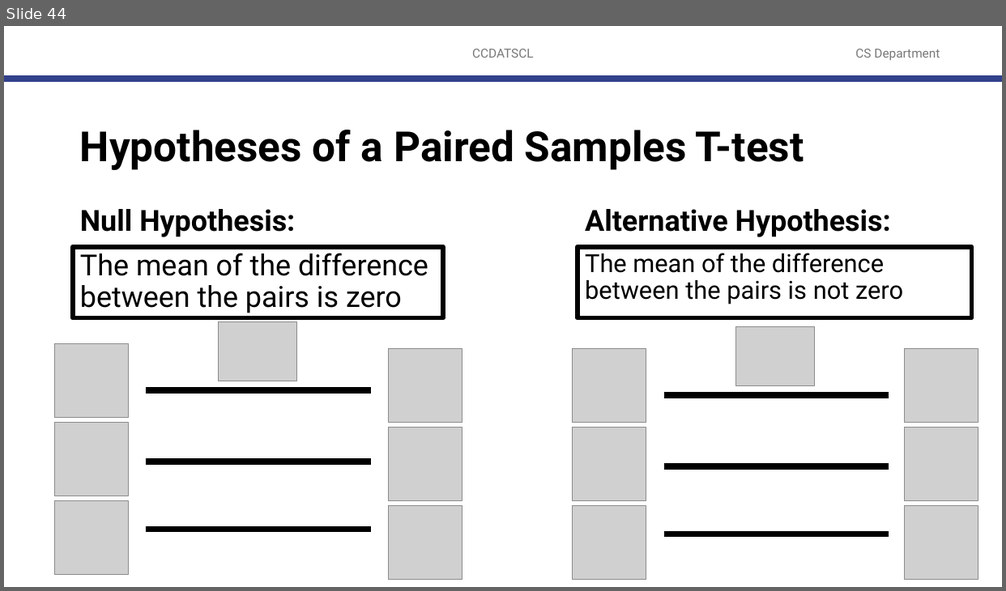
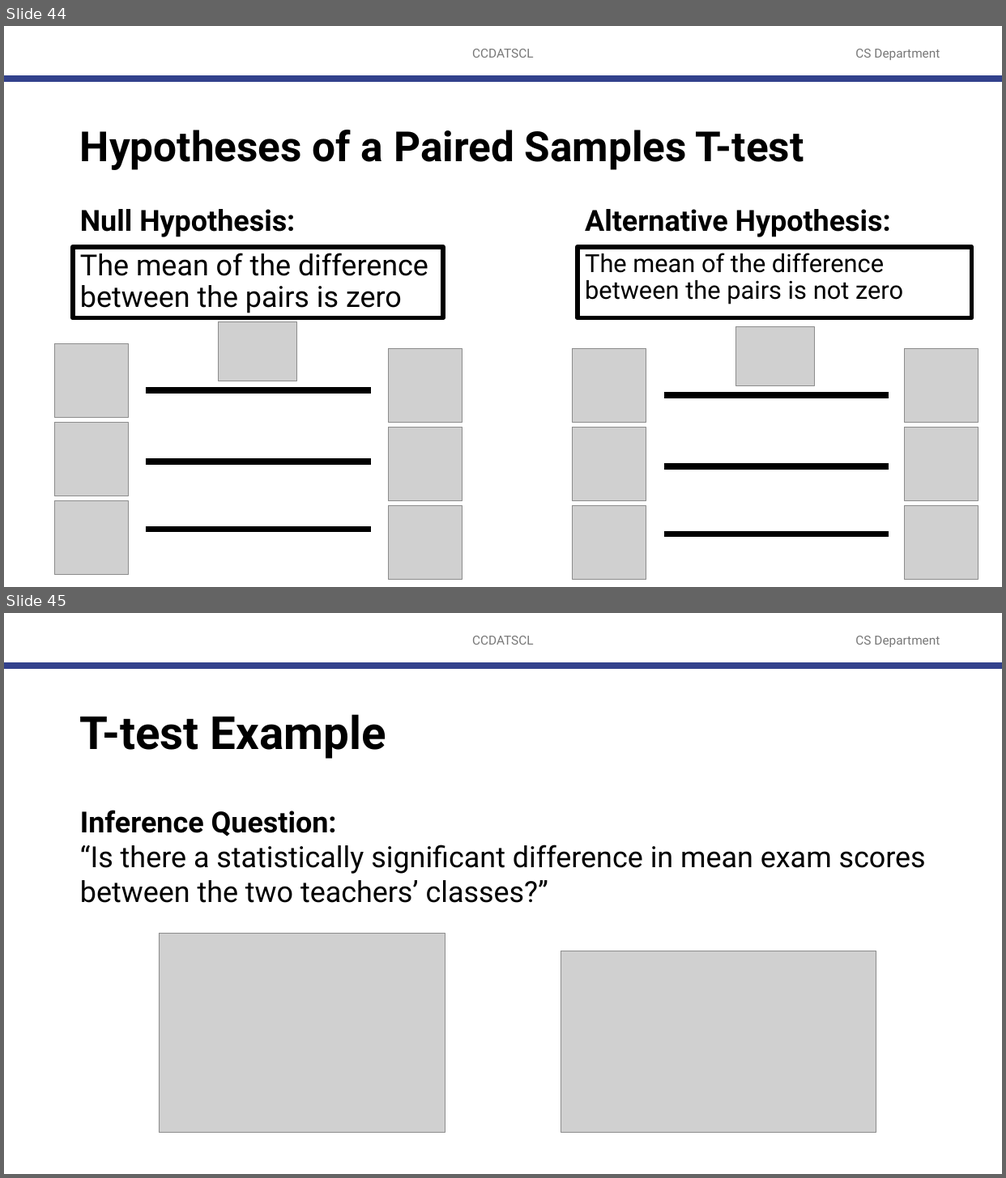
Before and after one commit to robitussin/CCDATS1L, a slide deck: 10 - Statistical Inference Tests/T-test.pptx. Shown one above the other, each under a label of ours: slide 44 before the commit, slides 44 and 45 after it. The pictures are 1006x591 and 1006x1178 pixels, drawn with LibreOffice and Linux fonts; fonts in the diff are those of the drawing; grey boxes stand for pictures; background and template pictures are left out. Boxes give left, top, right and bottom in pixels: in the first picture for what was removed or moved away, otherwise in the second. Text is boxed around its words. In the diff, an @@ line names an element or a change of style, - is before the commit and + after.

```diff
--- a/10 - Statistical Inference Tests/T-test.pptx
+++ b/10 - Statistical Inference Tests/T-test.pptx
@@ slide 45 added at [4,613,1002,1174], background #FFFFFF; not listed: 3 template elements that a slide beside it also shows @@
@@ title added at [80,714,386,759], 44 pt, text #000000, bold @@
+T-test Example
@@ text added at [80,810,926,903], 28 pt, text #000000 @@
+Inference Question:
+“Is there a statistically significant difference in mean exam scores between the two teachers’ classes?”
@@ picture added at [159,934,445,1133] @@
@@ picture added at [561,952,876,1133] @@
```
Also in this commit, not shown: 17 other slides added.
